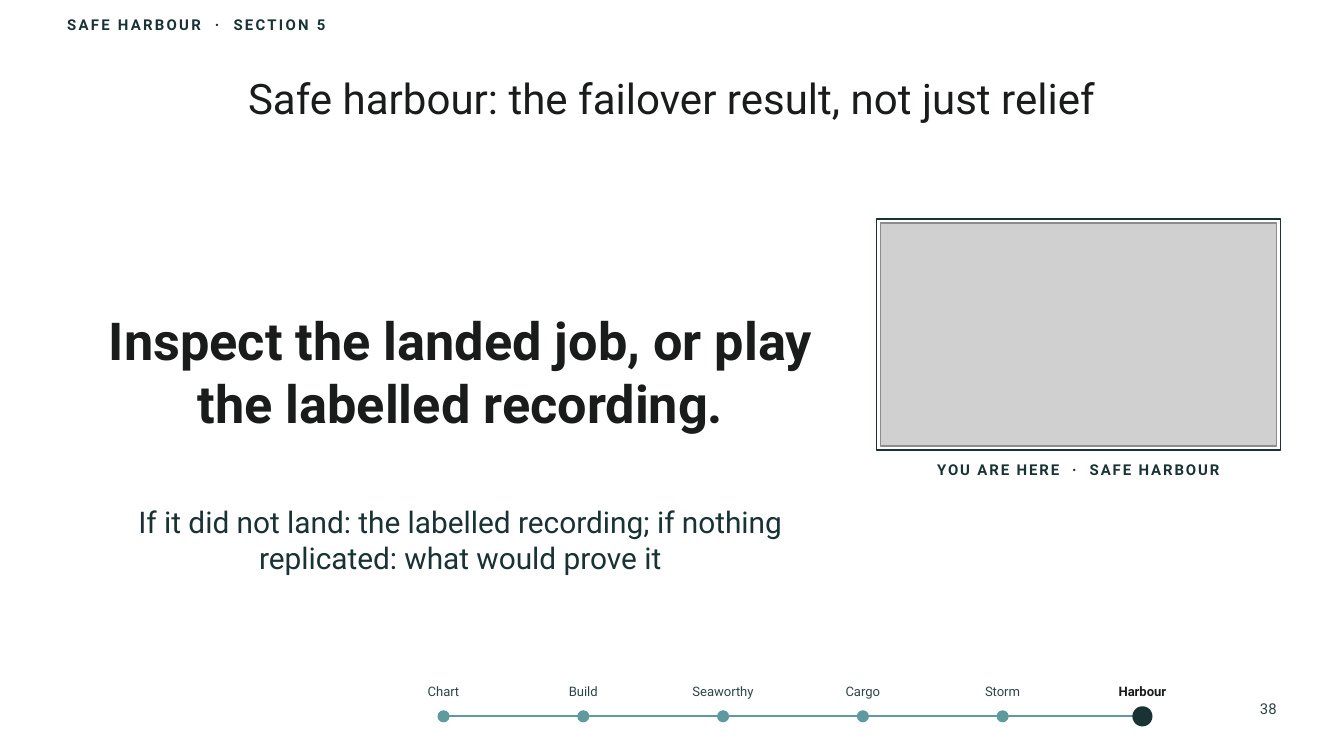
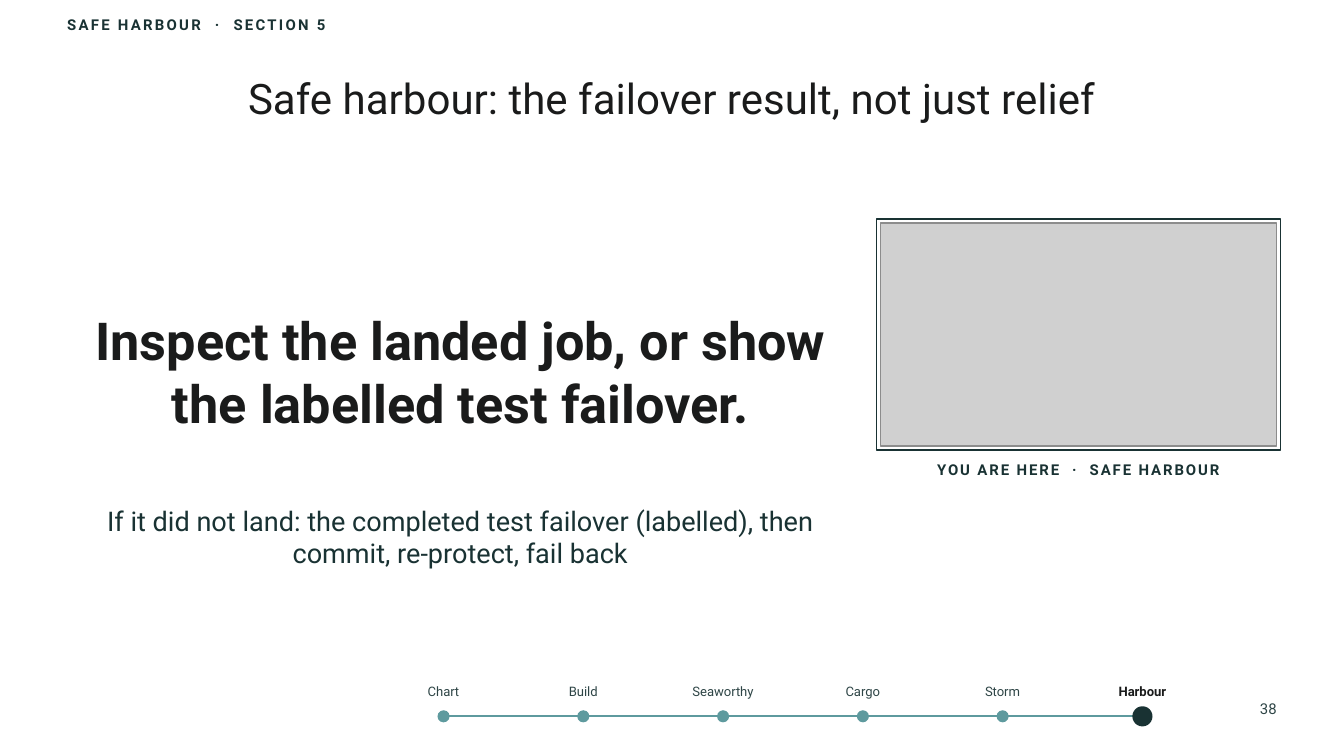
Before and after one commit to thisismydemo/nic2026_azl, a slide deck: slide 38 of presentation/Azure_Local_Discovery_to_Day2_NIC2026.pptx. Drawn at 1344x756 pixels with LibreOffice and Linux fonts; fonts in the diff are those of the drawing; grey boxes stand for pictures; background and template pictures are left out. Boxes give left, top, right and bottom in pixels: in the first picture for what was removed or moved away, otherwise in the second. Text is boxed around its words. In the diff, an @@ line names an element or a change of style, - is before the commit and + after.

```diff
--- a/presentation/Azure_Local_Discovery_to_Day2_NIC2026.pptx
+++ b/presentation/Azure_Local_Discovery_to_Day2_NIC2026.pptx
@@ text at [95,320,825,424]: text changed @@
-Inspect the landed job, or play the labelled recording.
+Inspect the landed job, or show the labelled test failover.
@@ text at [107,509,813,569]: text changed; size 16 to 14.5 pt @@
-If it did not land: the labelled recording; if nothing replicated: what would prove it
+If it did not land: the completed test failover (labelled), then commit, re-protect, fail back
```
Also in this commit, not shown: 5 other slides changed, 7 other files.
